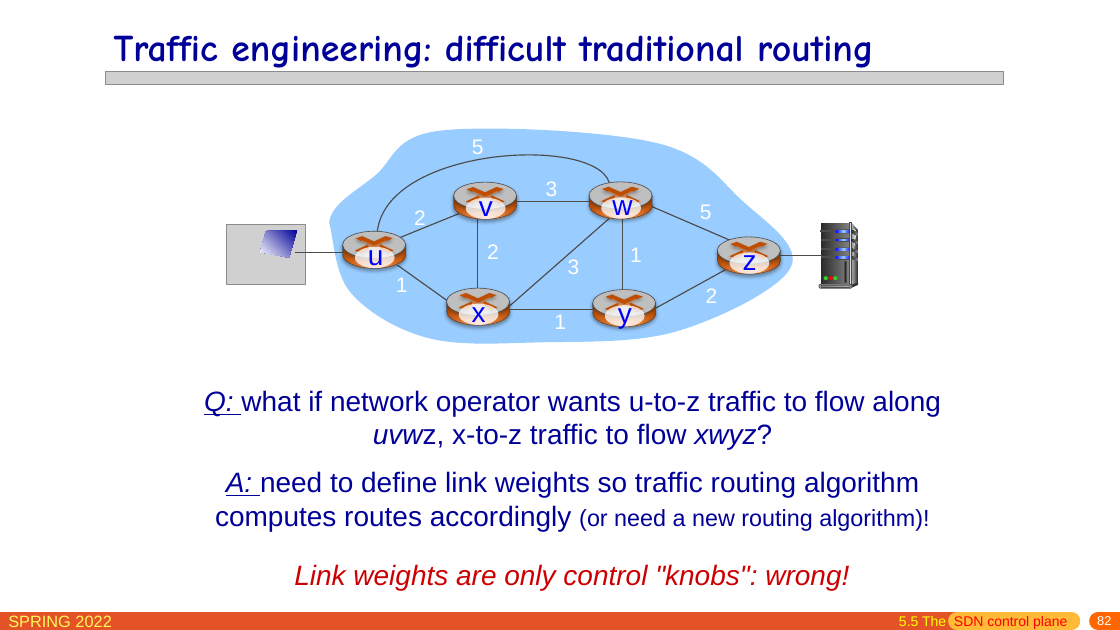
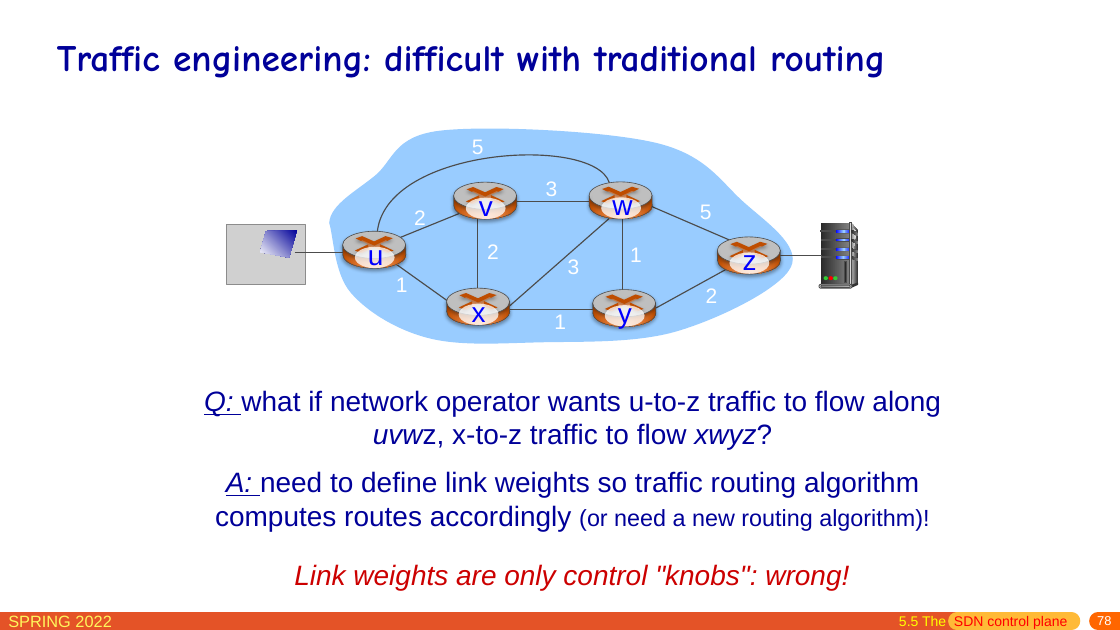
Before and after one commit to network-whu/slides, a slide deck: slide 78 of pptx/chapter5.pptx (slide 82 before the commit). Drawn at 1120x630 pixels with LibreOffice and Linux fonts; fonts in the diff are those of the drawing; grey boxes stand for pictures. Boxes give left, top, right and bottom in pixels: in the first picture for what was removed or moved away, otherwise in the second. Text is boxed around its words. In the diff, an @@ line names an element or a change of style, - is before the commit and + after.

```diff
--- a/pptx/chapter5.pptx
+++ b/pptx/chapter5.pptx
@@ title at <box>57,46,885,78</box>: text changed; size 32.4 to 32 pt @@
-Traffic engineering: difficult traditional routing
+Traffic engineering: difficult with traditional routing
@@ picture removed at <box>105,71,1003,84</box> @@
@@ page number at <box>1097,616,1111,625</box>: text changed @@
-82
+78
```
Also in this commit, not shown: 39 other slides changed, 7 slides added, 1 slide removed.
